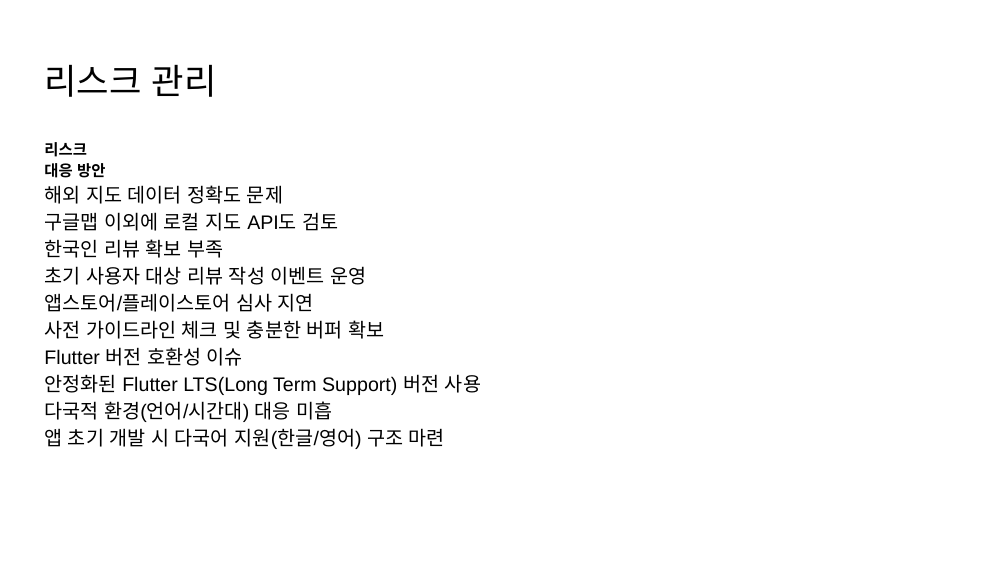
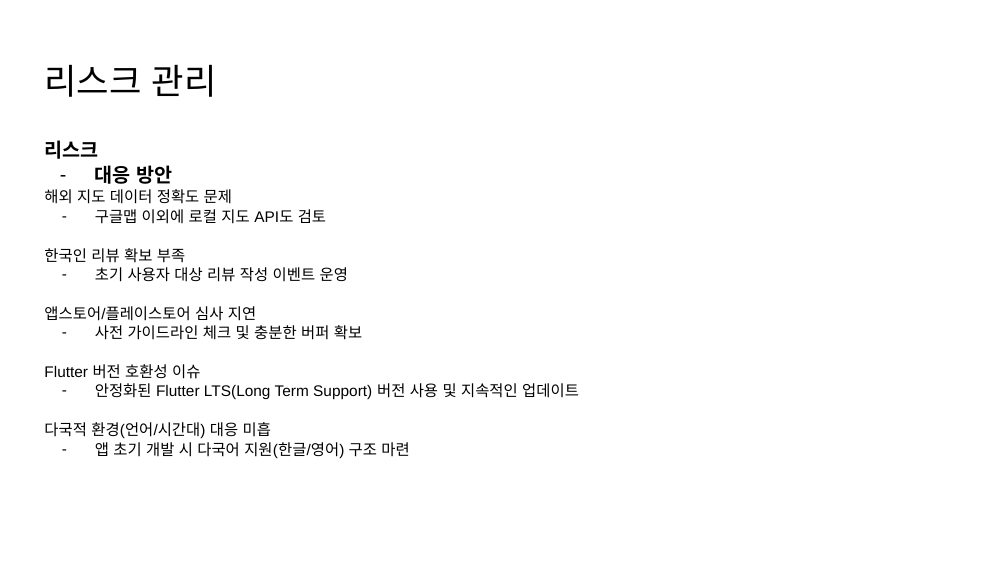
Before and after one commit to yurei55/TIL, a slide deck: slide 5 of K-Taste.pptx. Drawn at 1008x567 pixels with LibreOffice and Linux fonts; fonts in the diff are those of the drawing. Boxes give left, top, right and bottom in pixels: in the first picture for what was removed or moved away, otherwise in the second. Text is boxed around its words. In the diff, an @@ line names an element or a change of style, - is before the commit and + after.

```diff
--- a/K-Taste.pptx
+++ b/K-Taste.pptx
@@ text at (44, 140, 409, 458): size 11 to 14 pt in "리스크", "대응 방안"; size 14 to 11 pt in "해외 지도 데이터 정확도 문제", "구글맵 이외에 로컬 지도 API도 검토", "한국인 리뷰 확보 부족", "초기 사용자 대상 리뷰 작성 이벤트 운영" and 5 more places; line spacing 1.15 to 1.05; bullet none to - @@
@@ text at (95, 383, 579, 400): text changed; size 14 to 11 pt @@
-안정화된 Flutter LTS(Long Term Support) 버전 사용
+– 안정화된 Flutter LTS(Long Term Support) 버전 사용 및 지속적인 업데이트
```
Also in this commit, not shown: 3 other slides changed, 9 slides added, 1 slide removed.
